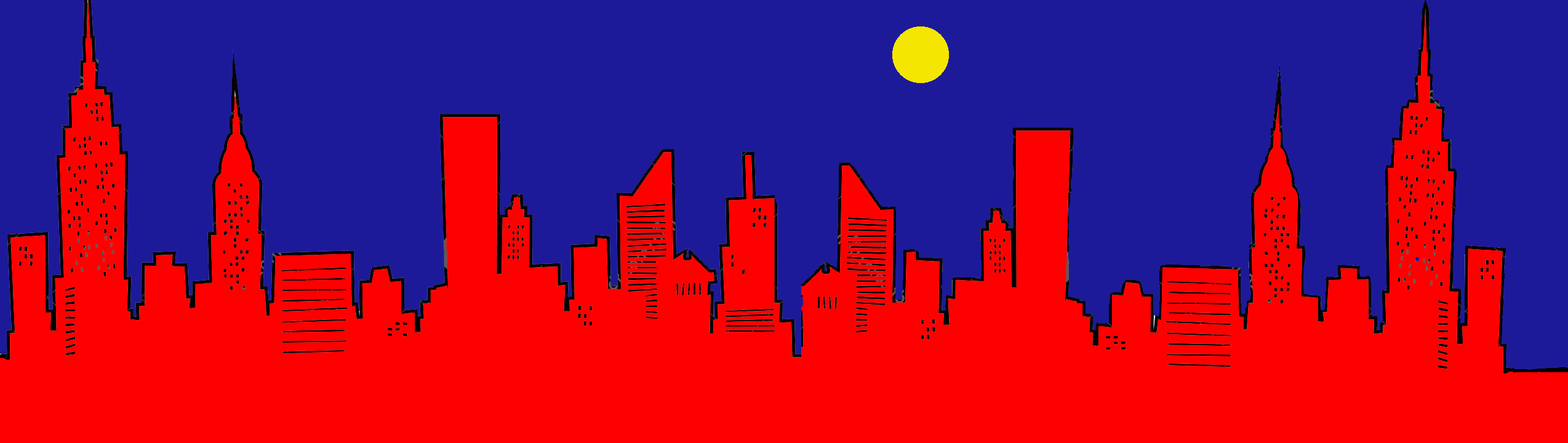
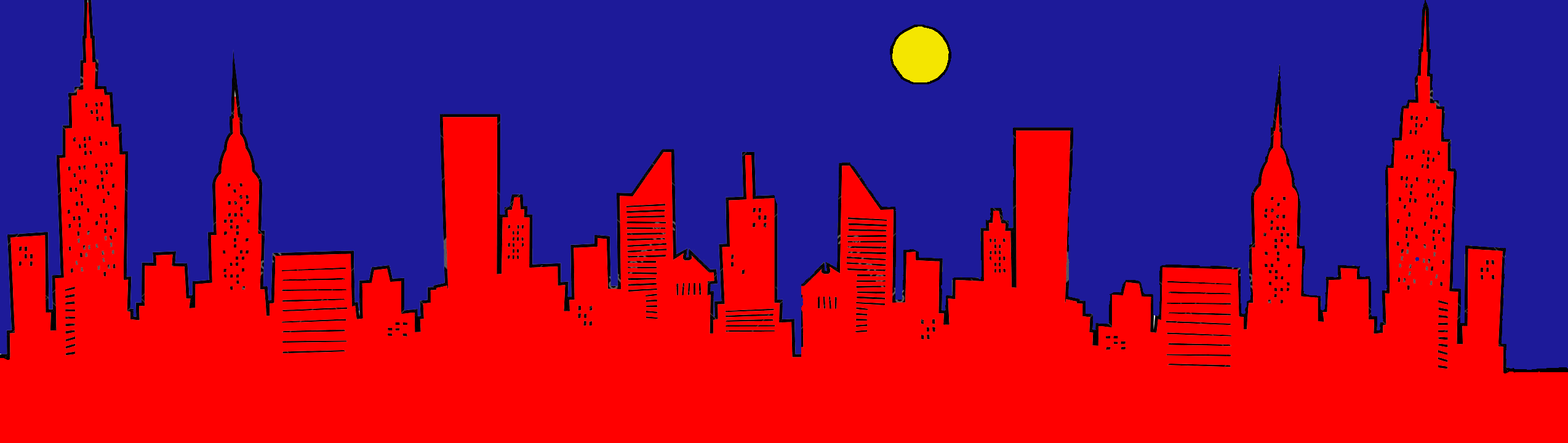
Two versions of the same layered image (1568px x 443px). Layer-by-layer changes:
painted on "Layer 3" over [889, 24, 952, 85]
